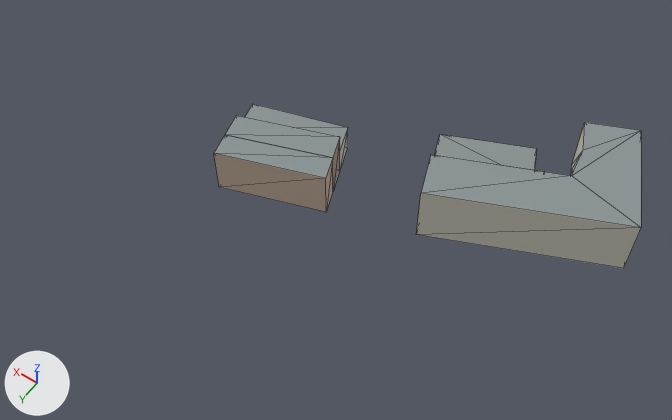
A saved change to the glTF model game/assets/resources/districts/flushing/context--1--2.gltf.
Both versions are drawn from a 50 mm lens placed at (-145.5, 301.1, 200.2), pointed at (-58.3, 178.9, 8.2). Every picture has the same lights, and +X, +Y and +Z are marked at lower left. The picture after the commit comes second. Mesh edges are drawn as thin lines. Vertices at exactly the same position are counted once.

The first picture shows 'context--1--2'.
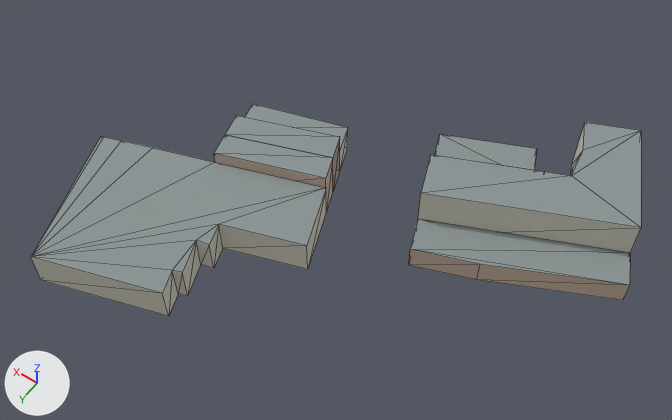
Edits to the bpy script that builds the scene:
```text
Change me_context__1__2:
    used by ob_context__1__2; location = (0.0, 0.0, 0.0)
    remove me_context__1__2.from_pydata(...)  # 52 vertices, 72 faces; spans x -126.5..-16.6, y 115.6..186.0, z 0.0..17.5
    add me_context__1__2.from_pydata(...)  # 86 vertices, 125 faces; spans x -130.5..8.3, y 115.6..236.5, z 0.0..17.5
    me_context__1__2 part 1
    12 vertices are added at x -59.9..8.3, y 191.8..236.5, z 0.0
    14 new vertices lie (0.0, 0.0, 10.5) away from vertices in x -59.9..8.3, y 175.8..236.5, z 0.0
    28 new faces join them, mat_nyc_wall_1 (light grey #d0cdbf)
    12 new faces join them, mat_nyc_roof (grey #8b9595)
    me_context__1__2 part 2
    3 vertices are added at (-130.5, 155.0, 0.0), (-97.2, 171.1, 0.0), (-80.5, 177.5, 0.0)
    5 new vertices lie (0.0, 0.0, 7.0) away from vertices in x -130.5..-76.8, y 145.9..177.5, z 0.0
    10 new faces join them, mat_nyc_wall_0 (beige #c7b1a0)
    3 new faces join them, mat_nyc_roof (grey #8b9595)
```

Pixel boxes (x1, y1, x2, y2) of what changed, in the pictures (672 x 420 px):
'context--1--2', reshaped (43% wider, 29% taller)
    before: (214, 104, 641, 268)
    after: (31, 104, 641, 316)
part 1 of me_context__1__2, added
    after: (31, 137, 326, 316)
part 2 of me_context__1__2, added
    after: (409, 219, 630, 300)
